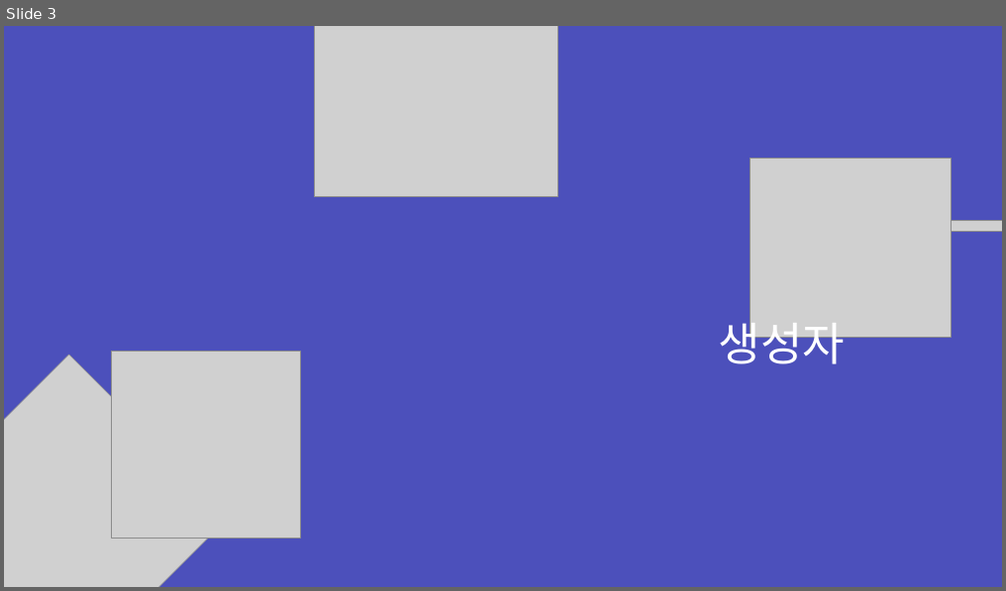
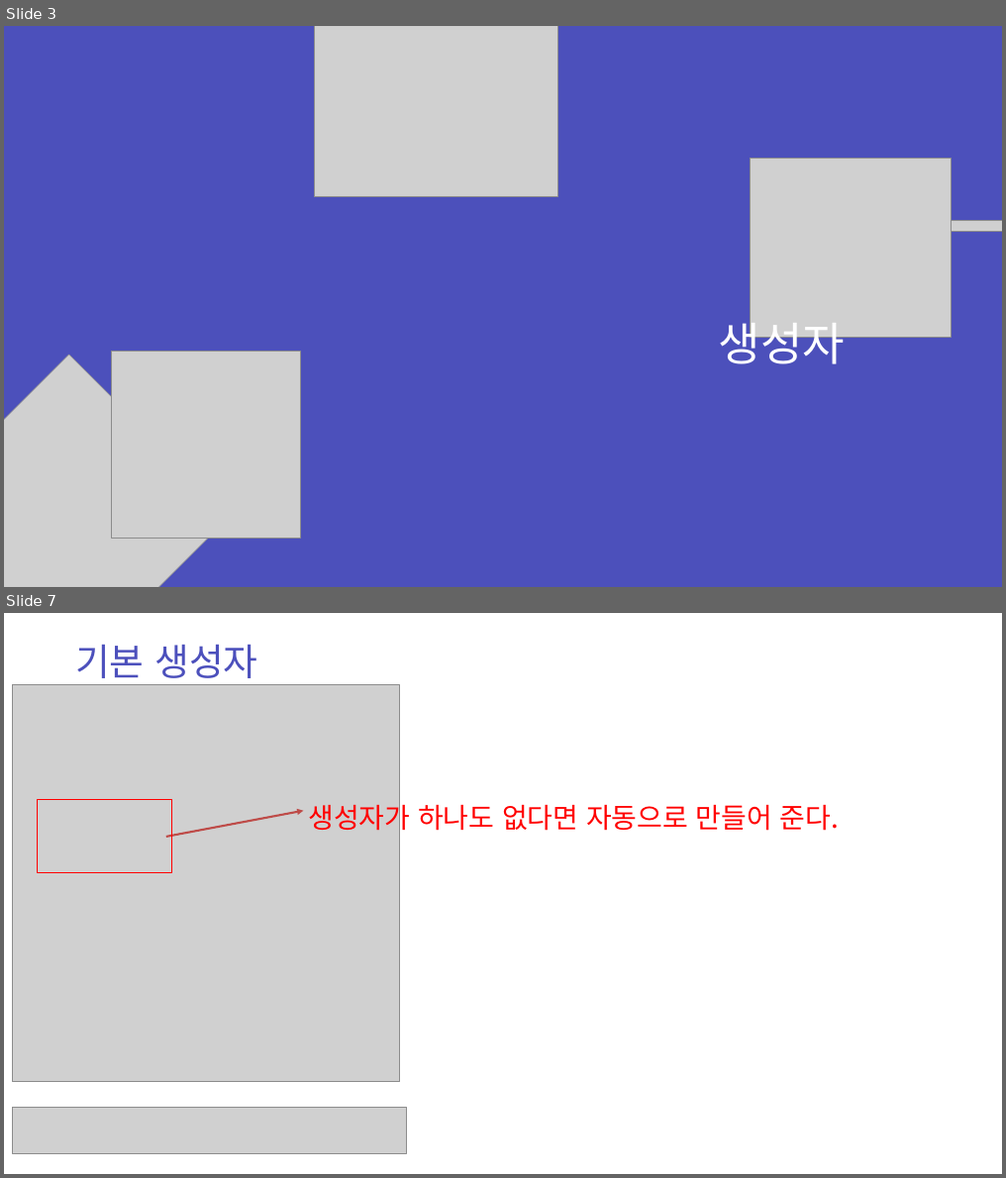
Before and after one commit to zest132/JavaLecture, a slide deck: JavaLecture/LectureFile/java 8강.pptx. Shown one above the other, each under a label of ours: slide 3 before the commit, slides 3 and 7 after it; the slides between them are not shown. The pictures are 1006x591 and 1006x1178 pixels, drawn with LibreOffice and Linux fonts; fonts in the diff are those of the drawing; grey boxes stand for pictures. Boxes give left, top, right and bottom in pixels: in the first picture for what was removed or moved away, otherwise in the second. Text is boxed around its words. In the diff, an @@ line names an element or a change of style, - is before the commit and + after.

```diff
--- a/JavaLecture/LectureFile/java 8강.pptx
+++ b/JavaLecture/LectureFile/java 8강.pptx
@@ slide 7 added at [4, 613, 1002, 1174], background #FFFFFF @@
@@ text added at [75, 644, 257, 686], 54 pt, text #4C50BC @@
+기본 생성자
@@ picture added at [13, 684, 399, 1082] @@
@@ rectangle added at [38, 799, 172, 873], outline #FF0000 2 pt @@
@@ arrow added from (166, 837) to (303, 811), #BF4C48 3 pt @@
@@ text added at [308, 800, 839, 836], 40 pt, text #FF0000 @@
+생성자가 하나도 없다면 자동으로 만들어 준다.
@@ picture added at [13, 1107, 407, 1154] @@
```
Also in this commit, not shown: 3 slides changed, 22 other slides added, 20 slides removed, 4 other files.
